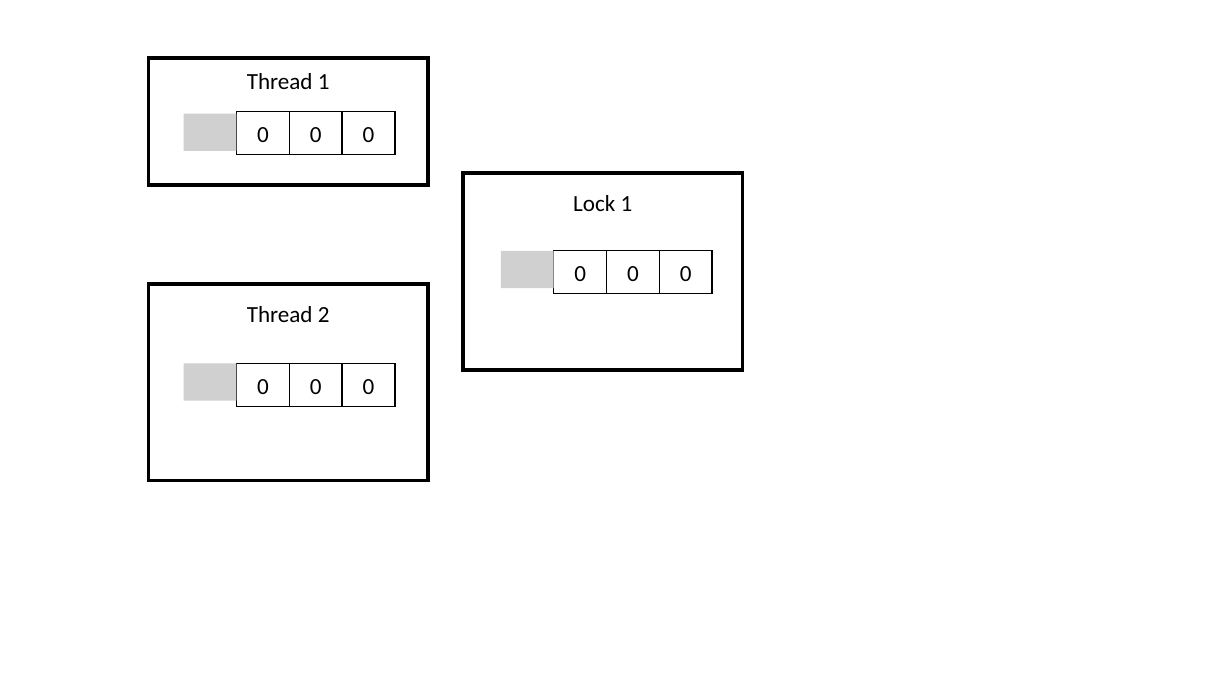
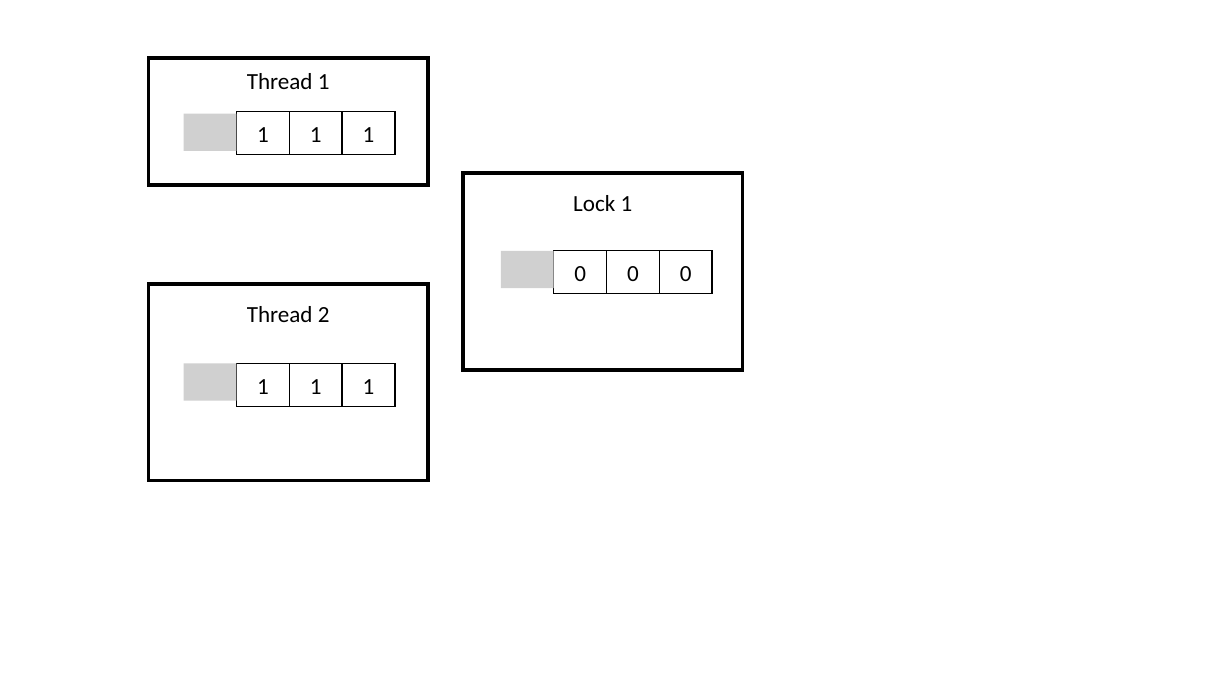
Before and after one commit to JulianAssmann/thread-sanitizer, a slide deck: slide 2 of Presentation.pptx. Drawn at 1232x693 pixels with LibreOffice and Linux fonts; fonts in the diff are those of the drawing; grey boxes stand for pictures. Boxes give left, top, right and bottom in pixels: in the first picture for what was removed or moved away, otherwise in the second. Text is boxed around its words. In the diff, an @@ line names an element or a change of style, - is before the commit and + after.

```diff
--- a/Presentation.pptx
+++ b/Presentation.pptx
@@ text in rectangle at <box>257,127,269,142</box>: text changed @@
-0
+1
@@ text in rectangle at <box>310,127,322,142</box>: text changed @@
-0
+1
@@ text in rectangle at <box>363,127,375,142</box>: text changed @@
-0
+1
@@ text in rectangle at <box>257,379,269,394</box>: text changed @@
-0
+1
@@ text in rectangle at <box>310,379,322,394</box>: text changed @@
-0
+1
@@ text in rectangle at <box>363,379,375,394</box>: text changed @@
-0
+1
```
Also in this commit, not shown: 1 other slide changed, 5 other files.
